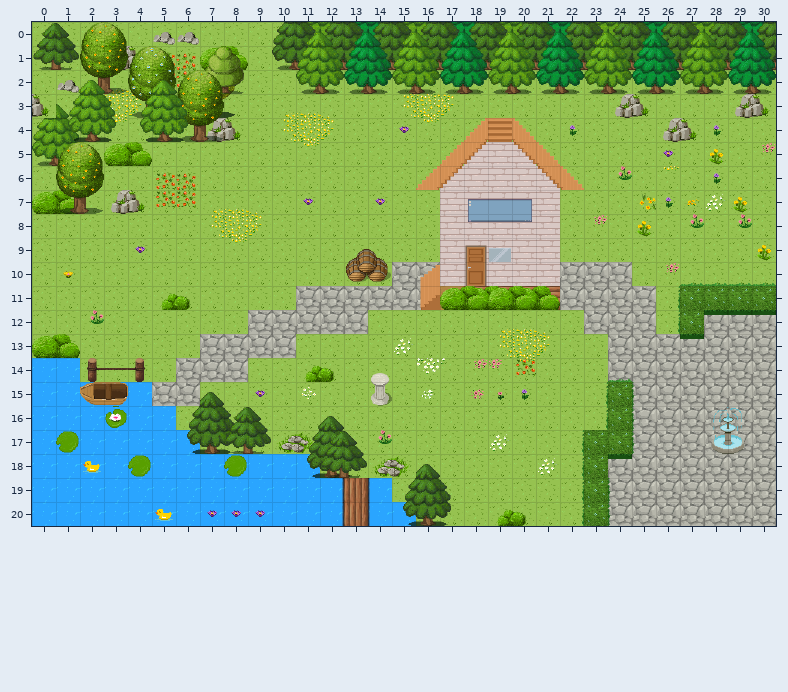
Two states of a Tiled map (JSON), house.tmj. This is how it looked before the edit.
Cells are 32x32 px. Shown: x 0..30, y 0..20.
Now the later version:
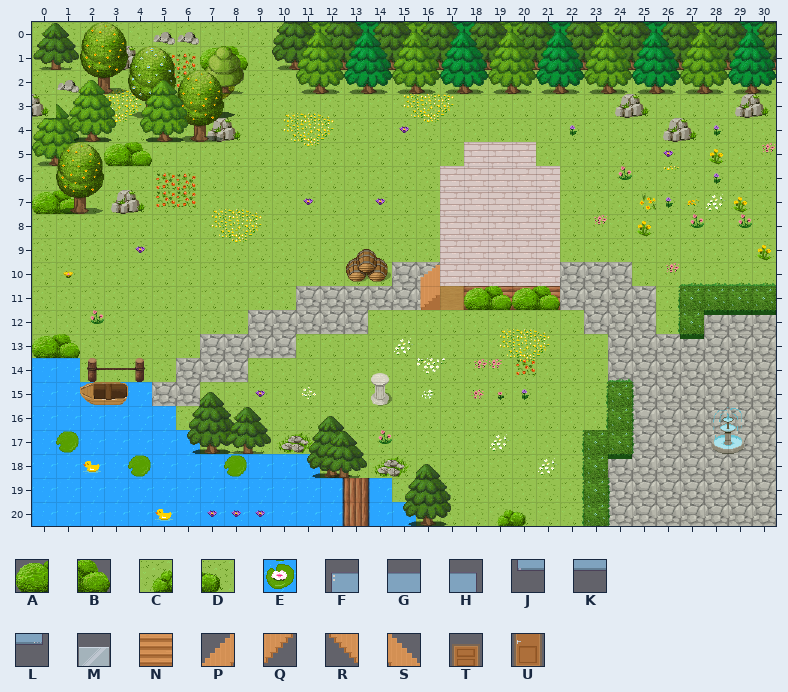
Key: from "WA_Exterior": A 452, B 453, C 646, D 647, E 794; from "WA_Miscellaneous": F 40, G 41, H 42, J 50, K 51, L 52; from "WA_Other_Furniture": M 49; from "WA_Room_Builder": N 453, P 558, Q 559, R 562, S 563, T 860, U 885.
_ is an empty cell.
The author wrote: add bounding box
What changed:
{"where": "layer \"walls/doors\" (now hidden)"}
{"y":4,"x":18,"old":"PNS","new":"___"}
{"y":5,"x":17,"old":"PQ","new":"__"}
{"y":5,"x":20,"old":"RS","new":"__"}
{"y":6,"x":16,"old":"PQ","new":"__"}
{"y":6,"x":21,"old":"RS","new":"__"}
{"y":7,"x":18,"old":"FGH","new":"___"}
{"y":8,"x":18,"old":"JKL","new":"___"}
{"y":9,"x":18,"old":"TM","new":"__"}
{"y":10,"x":18,"old":"U","new":"_"}
{"y":11,"x":5,"old":"CD","new":"__"}
{"y":11,"x":17,"old":"ABAB","new":"____"}
{"y":14,"x":11,"old":"CD","new":"__"}
{"y":16,"x":3,"old":"E","new":"_"}
{"label":"removed","picture_box":[416,118,584,310]}
{"label":"removed","picture_box":[161,293,190,310]}
{"label":"removed","picture_box":[305,365,334,382]}
{"label":"removed","picture_box":[105,406,127,428]}
